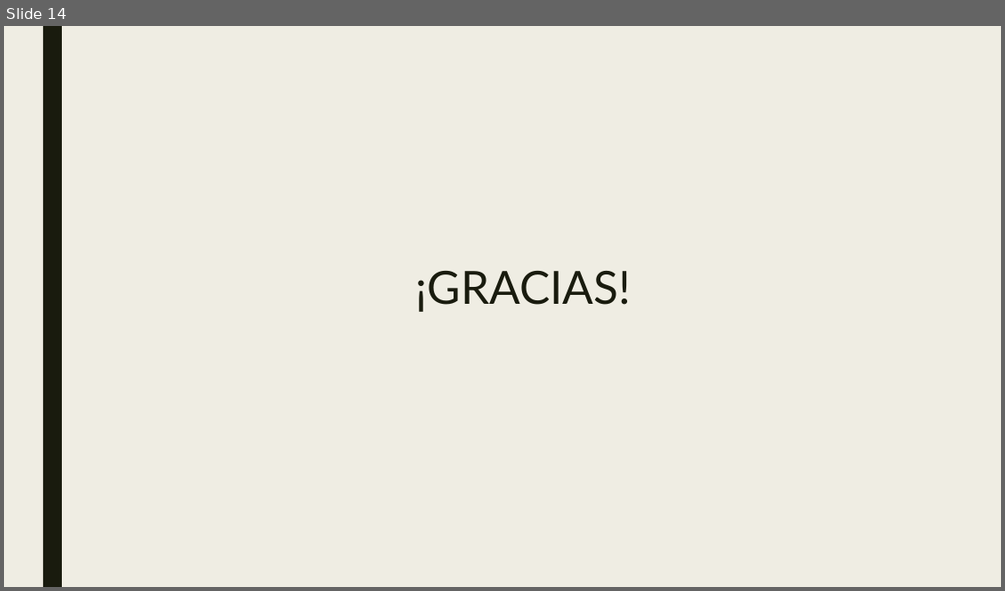
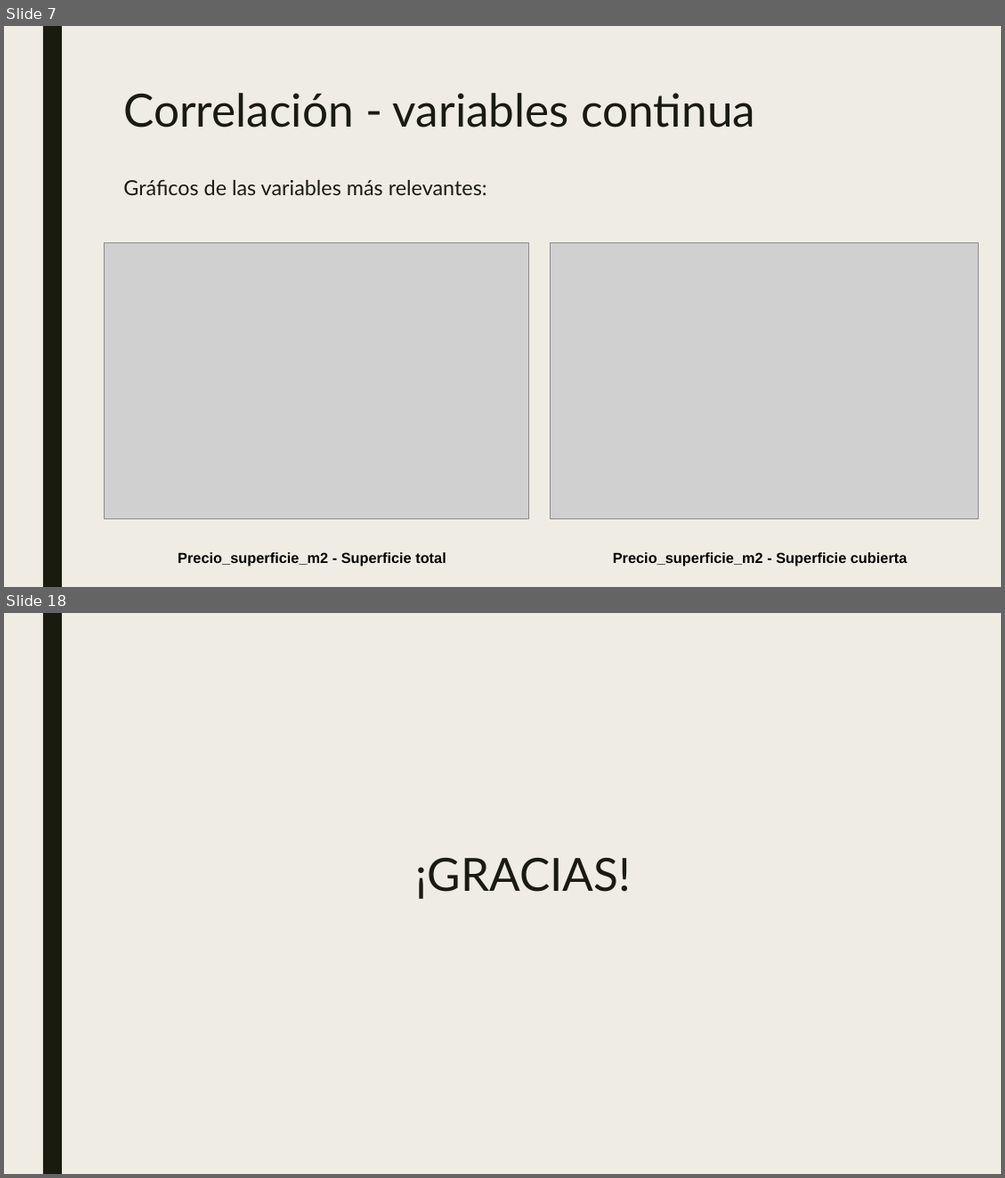
Before and after one commit to varelapablos/Desafio1-G3, a slide deck: Presentación - Desafio 2 - Regresión Lineal Properati.pptx. Shown one above the other, each under a label of ours: slide 14 before the commit, slides 7 and 18 after it; the slides between them are not shown. The pictures are 1005x591 and 1005x1178 pixels, drawn with LibreOffice and Linux fonts; fonts in the diff are those of the drawing; grey boxes stand for pictures. Boxes give left, top, right and bottom in pixels: in the first picture for what was removed or moved away, otherwise in the second. Text is boxed around its words. In the diff, an @@ line names an element or a change of style, - is before the commit and + after.

```diff
--- a/Presentación - Desafio 2 - Regresión Lineal Properati.pptx
+++ b/Presentación - Desafio 2 - Regresión Lineal Properati.pptx
@@ slide 7 added at box(4, 26, 1001, 587), background #EFEDE3; not listed: 1 template element that a slide beside it also shows @@
@@ title added at box(123, 93, 755, 127), 44 pt, text #191B0E @@
+Correlación - variables continua
@@ text added at box(123, 179, 487, 195), 20 pt, text #191B0E @@
+Gráficos de las variables más relevantes:
@@ picture added at box(104, 243, 529, 518) @@
@@ picture added at box(550, 243, 979, 518) @@
@@ text added at box(178, 552, 445, 566), 14 pt, text #000000, bold @@
+Precio_superficie_m2 - Superficie total
@@ text added at box(613, 552, 907, 566), 14 pt, text #000000, bold @@
+Precio_superficie_m2 - Superficie cubierta
@@ what was slide 14 is now slide 18 @@
```
Also in this commit, not shown: 2 slides changed, 14 other slides added, 11 slides removed.
